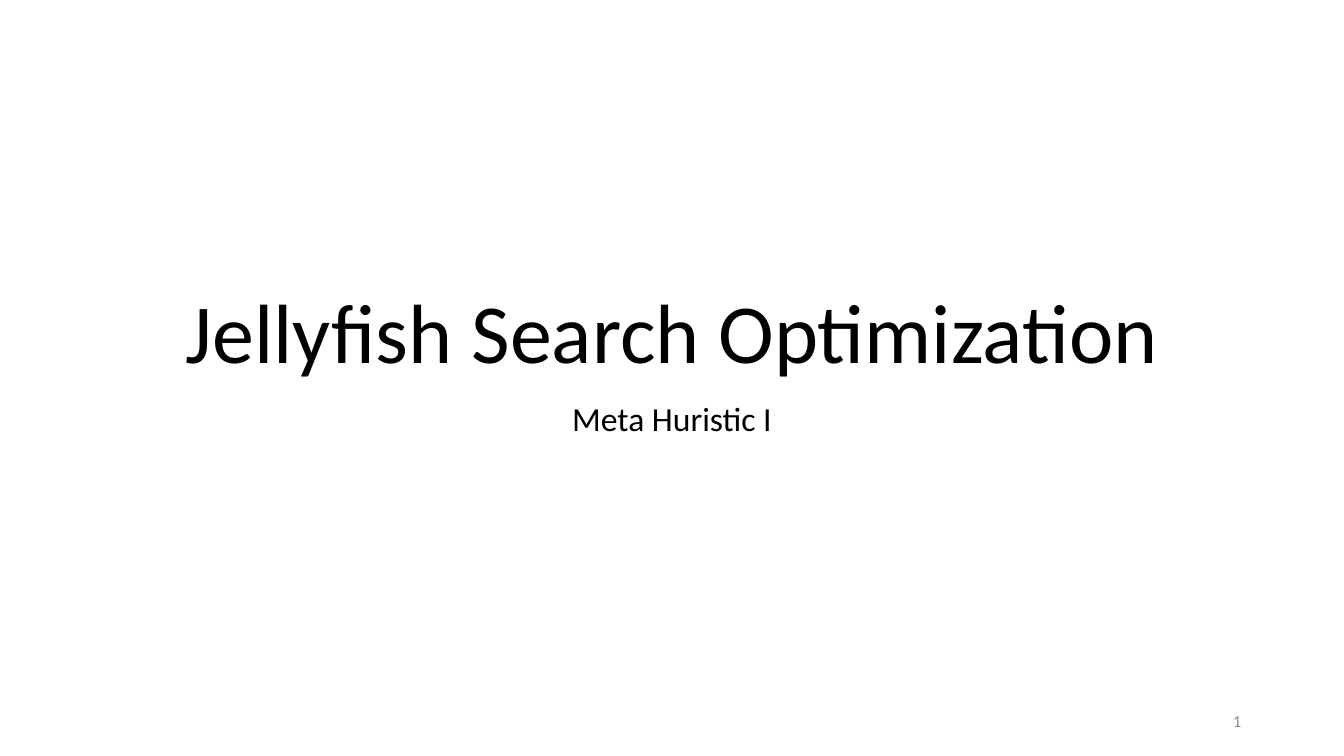
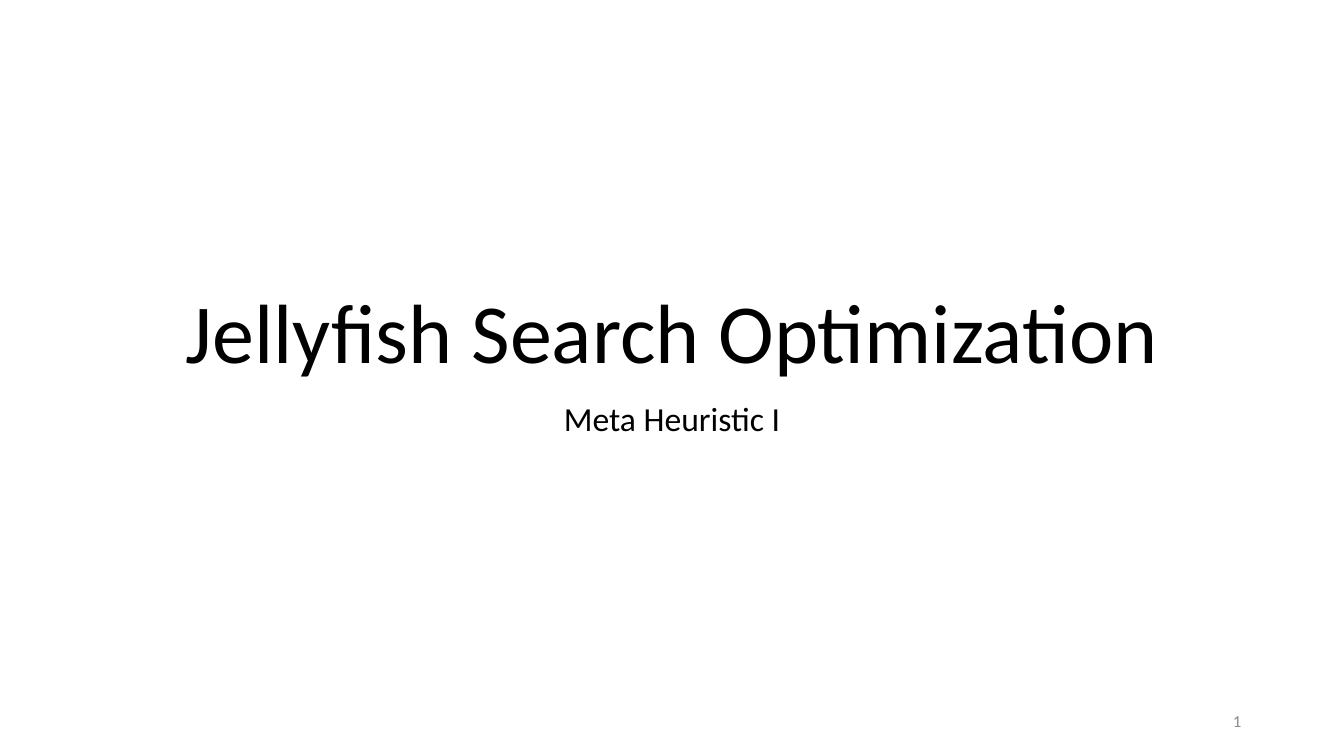
Before and after one commit to Mahadi-Ahammed/pptshare, a slide deck: slide 1 of Jellyfish.pptx. Drawn at 1344x756 pixels with LibreOffice and Linux fonts; fonts in the diff are those of the drawing. Boxes give left, top, right and bottom in pixels: in the first picture for what was removed or moved away, otherwise in the second. Text is boxed around its words. In the diff, an @@ line names an element or a change of style, - is before the commit and + after.

```diff
--- a/Jellyfish.pptx
+++ b/Jellyfish.pptx
@@ subtitle at box(564, 408, 780, 432): text changed @@
-Meta Huristic I
+Meta Heuristic I
```
Also in this commit, not shown: 2 other slides changed, 2 slides added, 1 slide removed.
